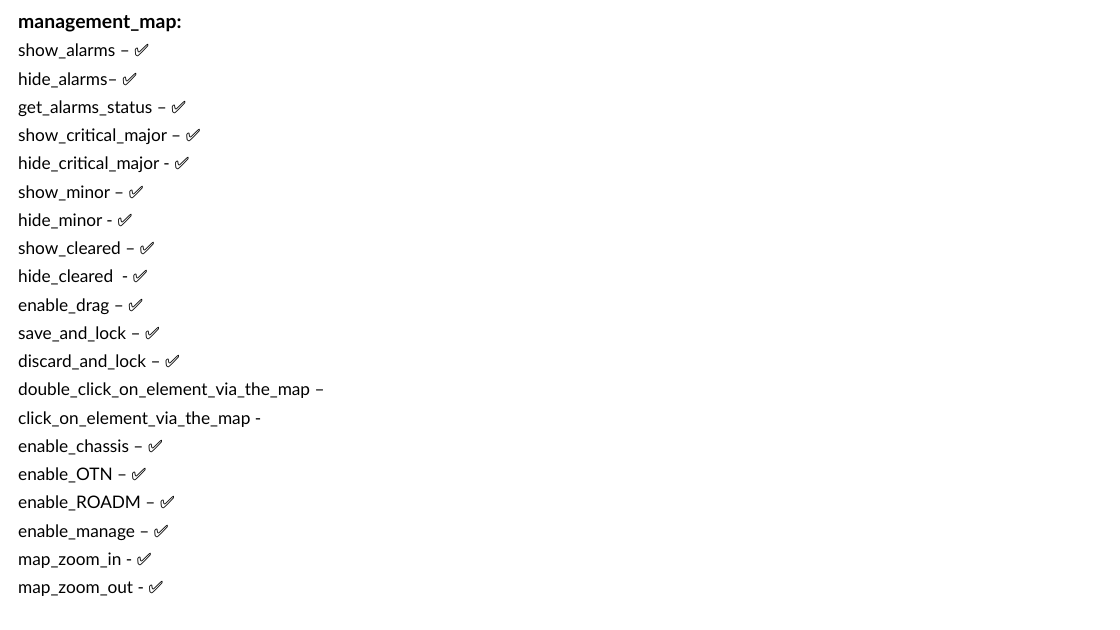
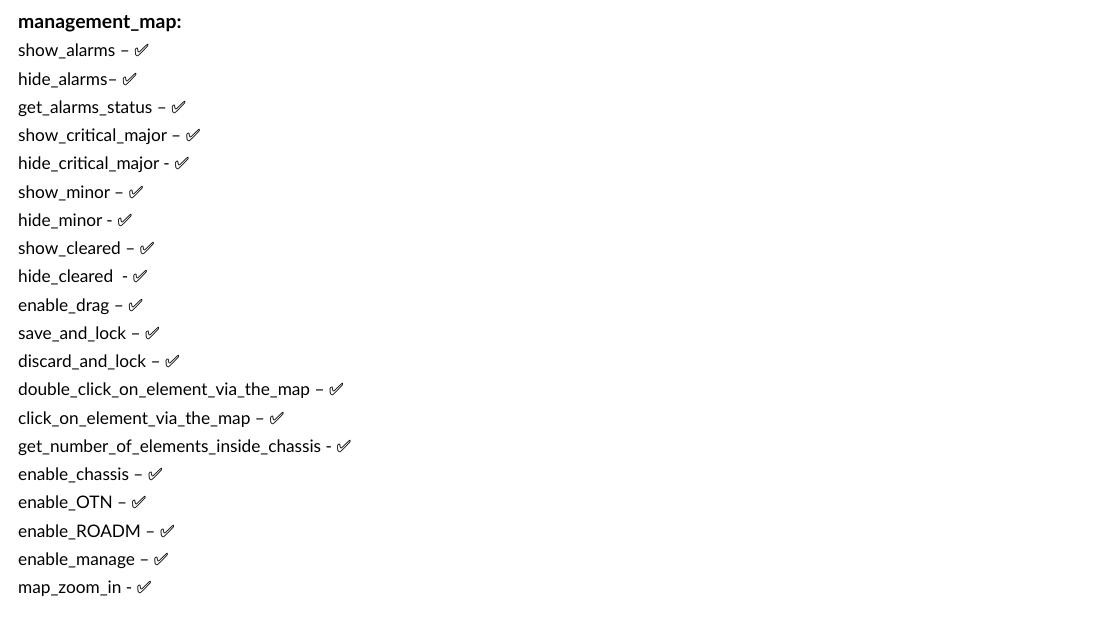
Before and after one commit to Yuval10Dahan/LightWatch_WEB, a slide deck: slide 6 of Docs/Progress_Check_Box.pptx. Drawn at 1120x630 pixels with LibreOffice and Linux fonts; fonts in the diff are those of the drawing. Boxes give left, top, right and bottom in pixels: in the first picture for what was removed or moved away, otherwise in the second. Text is boxed around its words. In the diff, an @@ line names an element or a change of style, - is before the commit and + after.

```diff
--- a/Docs/Progress_Check_Box.pptx
+++ b/Docs/Progress_Check_Box.pptx
@@ subtitle at [18,382,321,455]: text changed @@
-double_click_on_element_via_the_map –
-click_on_element_via_the_map -
+double_click_on_element_via_the_map – ✅
+click_on_element_via_the_map – ✅
+get_number_of_elements_inside_chassis - ✅
@@ subtitle at [18,581,133,596]: paragraph removed @@
-map_zoom_out - ✅
```
Also in this commit, not shown: 2 other slides changed, 10 other files.
